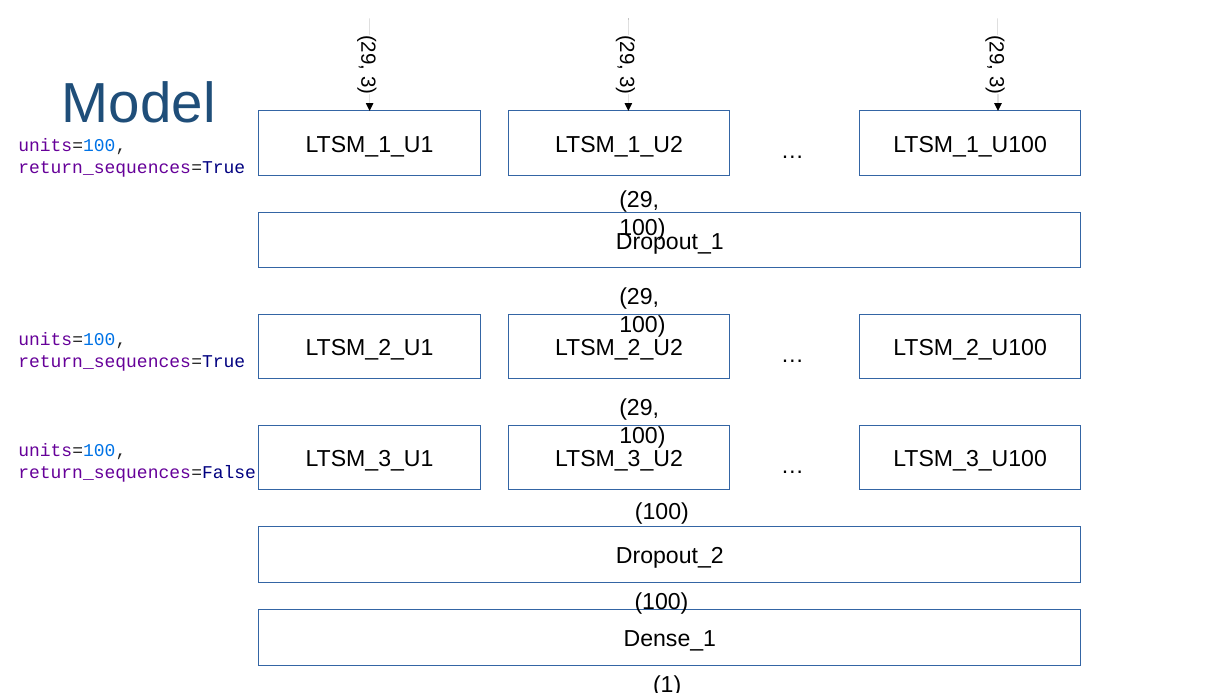
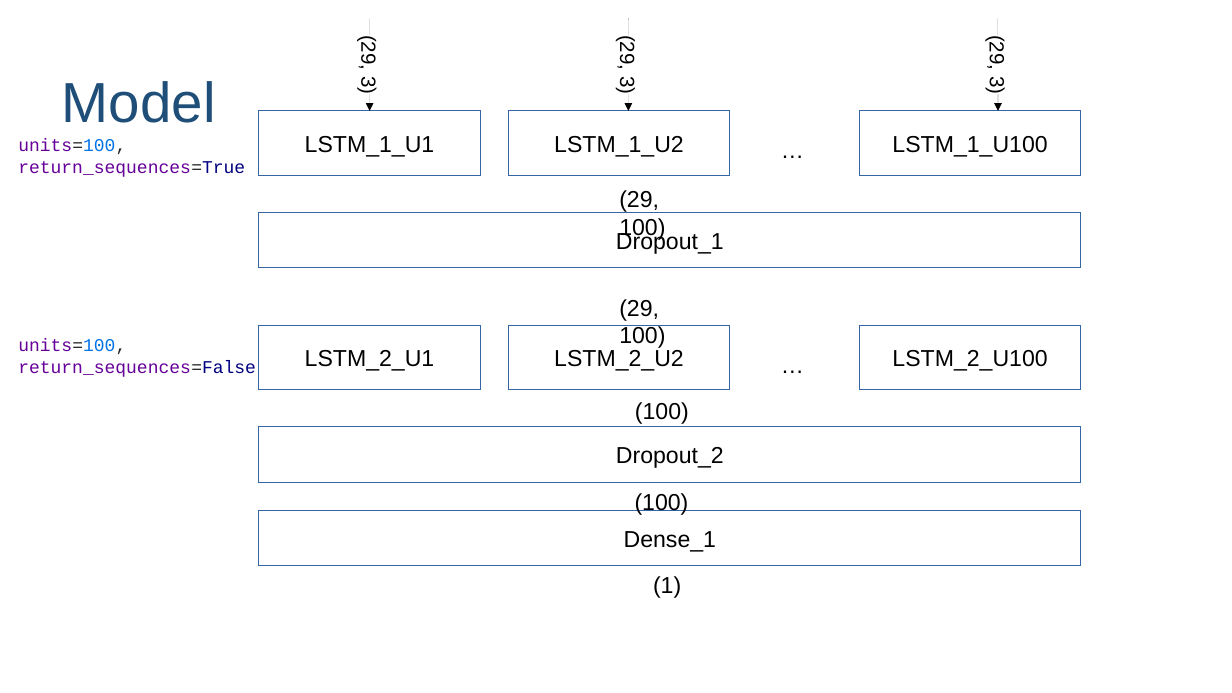
Before and after one commit to izzeroone/gold-prediction, a slide deck: slide 15 of slide.odp (slide 16 before the commit). Drawn at 1232x693 pixels with LibreOffice and Linux fonts; fonts in the diff are those of the drawing. Boxes give left, top, right and bottom in pixels: in the first picture for what was removed or moved away, otherwise in the second. Text is boxed around its words. In the diff, an @@ line names an element or a change of style, - is before the commit and + after.

Commit message:
Update slide

```diff
--- a/slide.odp
+++ b/slide.odp
@@ text in rectangle at (305, 136, 435, 157): text changed @@
-LTSM_1_U1
+LSTM_1_U1
@@ text in rectangle at (554, 136, 684, 157): text changed @@
-LTSM_1_U2
+LSTM_1_U2
@@ text in rectangle at (892, 136, 1047, 157): text changed @@
-LTSM_1_U100
+LSTM_1_U100
@@ 3 rectangles, 2 texts: place and size @@
-3 rectangles, 2 texts at (259, 287, 1081, 379)
+3 rectangles, 2 texts at (259, 299, 1081, 390)
@@ text at (18, 339, 256, 377): text changed @@
-units=100, return_sequences=True
+units=100, return_sequences=False
@@ text in rectangle at (305, 350, 435, 371): text changed @@
-LTSM_2_U1
+LSTM_2_U1
@@ text in rectangle at (554, 350, 684, 371): text changed @@
-LTSM_2_U2
+LSTM_2_U2
@@ text in rectangle at (892, 350, 1047, 371): text changed @@
-LTSM_2_U100
+LSTM_2_U100
@@ text "(100)": place and size @@
-text "(100)" at (635, 592, 689, 614)
+text "(100)" at (635, 402, 689, 424)
@@ text removed at (619, 398, 665, 448) @@
-(29, 100)
@@ text removed at (18, 444, 256, 482) @@
-units=100, return_sequences=False
@@ rectangle removed at (259, 425, 481, 490) @@
-LTSM_3_U1
@@ rectangle removed at (508, 425, 730, 490) @@
-LTSM_3_U2
@@ text removed at (772, 445, 813, 481) @@
-…
@@ rectangle removed at (860, 425, 1081, 490) @@
-LTSM_3_U100
@@ text "(100)": place and size @@
-text "(100)" at (635, 502, 689, 524)
+text "(100)" at (635, 493, 689, 515)
@@ 2 rectangles, 1 text: place and size @@
-2 rectangles, 1 text at (259, 527, 1081, 693)
+2 rectangles, 1 text at (259, 427, 1081, 598)
```
Also in this commit, not shown: 6 other slides changed, 3 slides removed.
